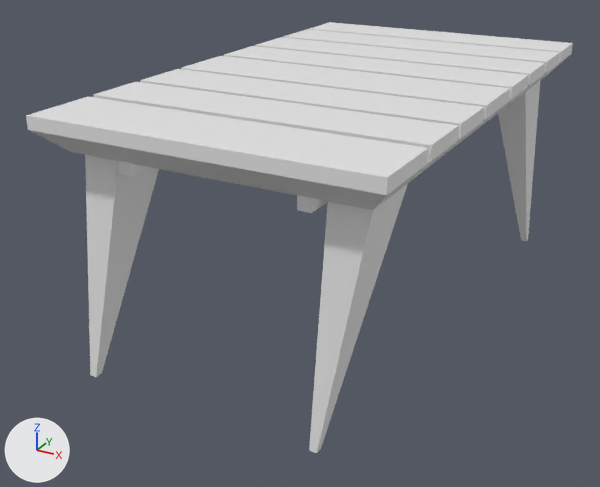
The FBX model Models/Table 1.fbx as it was, and as the next commit left it.
Before and after are seen from a camera (50 mm lens) standing at (1.45, -3.09, 0.84) and looking at (-0.17, -0.15, -0.64). The axes (+X, +Y, +Z) are drawn at lower left. The lights are the same throughout. Where no turn or scale is listed for an object, it has been applied to the vertices.

Names of what the first picture shows: 'Table_1'.
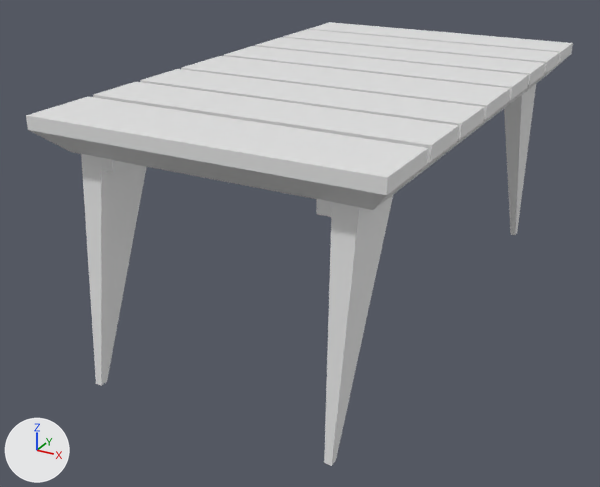
The newer file is also turned or shifted as a whole; pictures and numbers use the older file's frame.

What changed in the scene script:
```text
Change me_mesh:
    where me_mesh.from_pydata(...)  # 160 vertices, 128 faces; spans x -0.7..0.63, y -1.11..1.17, z -0.94..0.1
    used by ob_table_1; location = (0.0, 0.0, 0.0)
    me_mesh part 1: the loose piece of 16 vertices spanning x 0.3..0.35, y -1.01..1.06, z -0.1..-0.04 is moved by (0.07, 0.0, 0.0)
    me_mesh part 2: the loose piece of 8 vertices spanning x 0.37..0.54, y 0.74..1.12, z -0.94..-0.05 is rebuilt with 8 vertices and now spans x 0.41..0.5, y 0.78..1.15, z -0.94..-0.04
    me_mesh part 3: the loose piece of 8 vertices spanning x -0.61..-0.44, y -1.05..-0.68, z -0.94..-0.05 is rebuilt with 8 vertices and now spans x -0.57..-0.48, y -1.1..-0.72, z -0.94..-0.04
    me_mesh part 4: the loose piece of 8 vertices spanning x 0.36..0.53, y -1.05..-0.68, z -0.94..-0.05 is rebuilt with 8 vertices and now spans x 0.41..0.5, y -1.1..-0.72, z -0.94..-0.04
```

Changed parts and their boxes (x1, y1, x2, y2) in the pictures (600 x 487 px; the box of a moved part takes in the faces that stretch with it):
'Table_1', reshaped: before (26, 22, 573, 453); after (26, 22, 573, 466)
part 1 of me_mesh, moved or reshaped: before (297, 195, 328, 213); after (316, 199, 332, 217)
part 2 of me_mesh, rebuilt (23% narrower): before (498, 81, 540, 241); after (504, 84, 536, 235)
part 3 of me_mesh, rebuilt (12% narrower): before (85, 155, 159, 377); after (81, 154, 146, 386)
part 4 of me_mesh, rebuilt (30% narrower): before (309, 184, 408, 453); after (324, 195, 393, 466)
